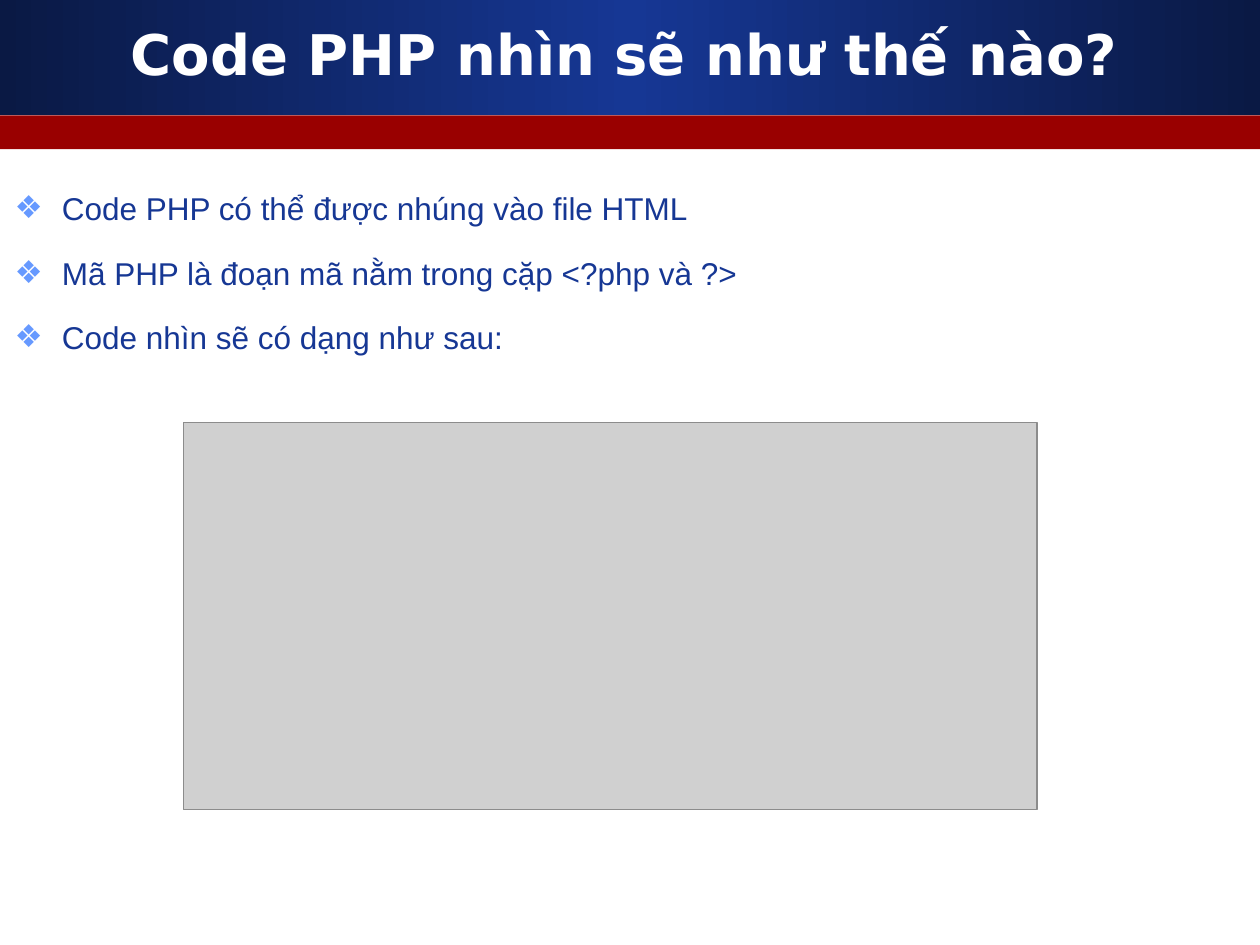
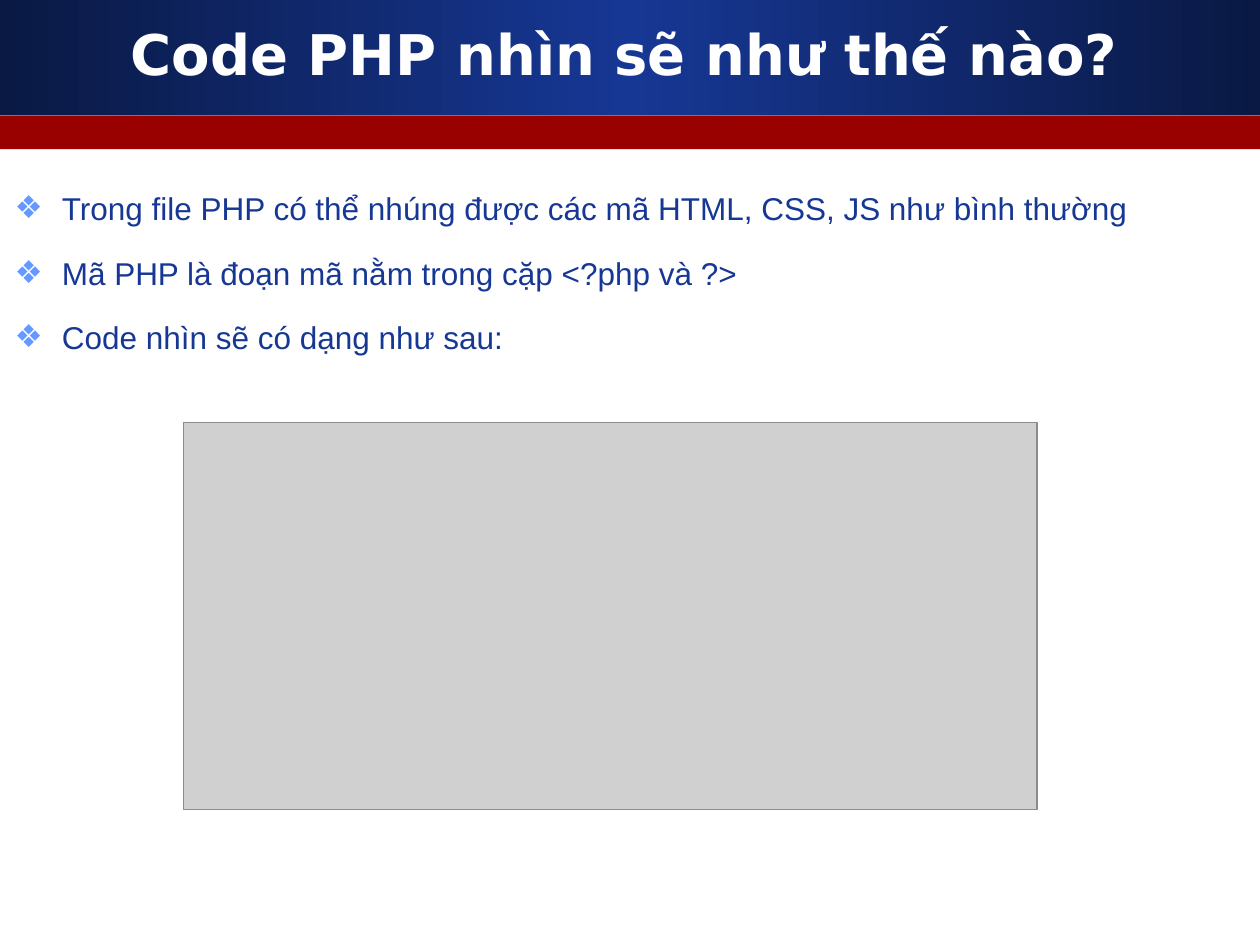
Before and after one commit to melng124/php39_devpro, a slide deck: slide 6 of Day10_PHP_Setup_Enviroment/Slides/2_Tong_quan_PHP.ppt. Drawn at 1260x945 pixels with LibreOffice and Linux fonts; fonts in the diff are those of the drawing; grey boxes stand for pictures. Boxes give left, top, right and bottom in pixels: in the first picture for what was removed or moved away, otherwise in the second. Text is boxed around its words. In the diff, an @@ line names an element or a change of style, - is before the commit and + after.

```diff
--- a/Day10_PHP_Setup_Enviroment/Slides/2_Tong_quan_PHP.ppt
+++ b/Day10_PHP_Setup_Enviroment/Slides/2_Tong_quan_PHP.ppt
@@ text at (62,195,1127,226): text changed @@
-❖ Code PHP có thể được nhúng vào file HTML
+❖ Trong file PHP có thể nhúng được các mã HTML, CSS, JS như bình thường
```
Also in this commit, not shown: 1 other slide changed, 5 other files.
